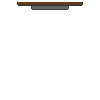
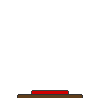
Before/after of a w=100, h=100 layered artwork. What changed in the layer stack:
added layer "switch_on_red" above "switch_on_green" over [17, 90, 83, 98]
added layer "switch_on_green" above "switch_on" over [17, 90, 83, 98]
hid "switch_on", painted on it over [17, 2, 83, 98]
painted on "wall_panel" over [17, 2, 83, 98]
